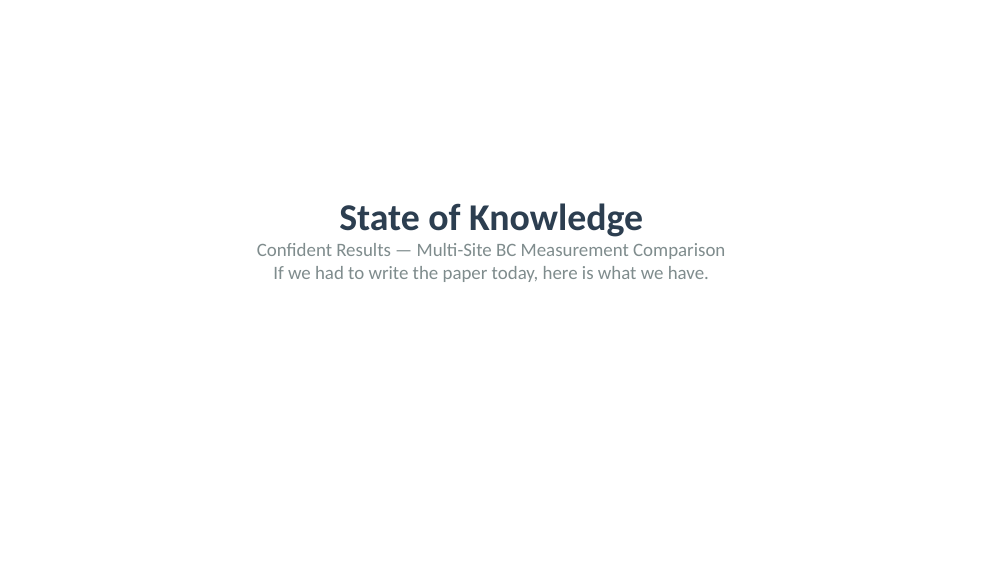
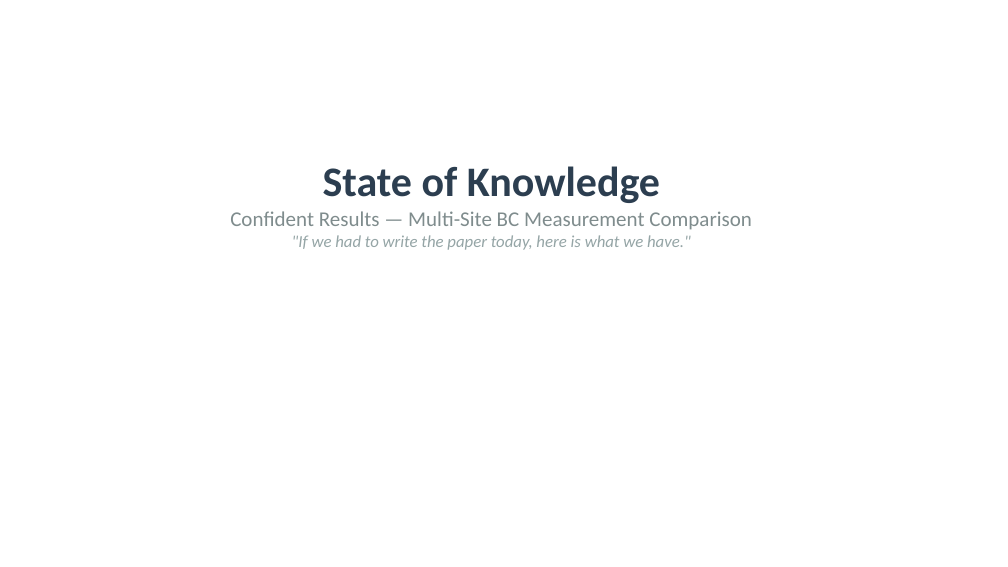
Before and after one commit to ahzs645/aethmodular, a slide deck: slide 1 of research/ftir_hips_chem/output/state_of_knowledge_presentation.pptx. Drawn at 1008x567 pixels with LibreOffice and Linux fonts; fonts in the diff are those of the drawing. Boxes give left, top, right and bottom in pixels: in the first picture for what was removed or moved away, otherwise in the second. Text is boxed around its words. In the diff, an @@ line names an element or a change of style, - is before the commit and + after.

```diff
--- a/research/ftir_hips_chem/output/state_of_knowledge_presentation.pptx
+++ b/research/ftir_hips_chem/output/state_of_knowledge_presentation.pptx
@@ text "State of Knowledge": place and size @@
-text "State of Knowledge" at (257, 203, 725, 282)
+text "State of Knowledge" at (230, 166, 752, 250)
@@ text at (323, 166, 660, 203): size 36 to 40 pt in "State of Knowledge" @@
@@ text at (230, 211, 752, 250): text changed; size 18 to 20 pt @@
-Confident Results — Multi-Site BC Measurement Comparison
-If we had to write the paper today, here is what we have.
+Confident Results — Multi-Site BC Measurement Comparison
+"If we had to write the paper today, here is what we have."
```
Also in this commit, not shown: 9 other slides changed, 2 slides added, 1 slide removed, 1 other file.
